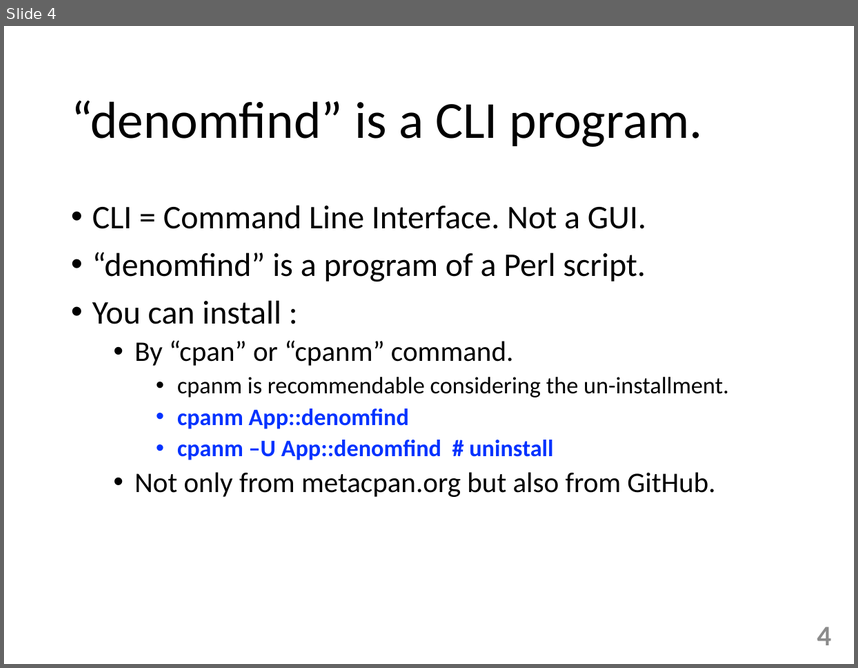
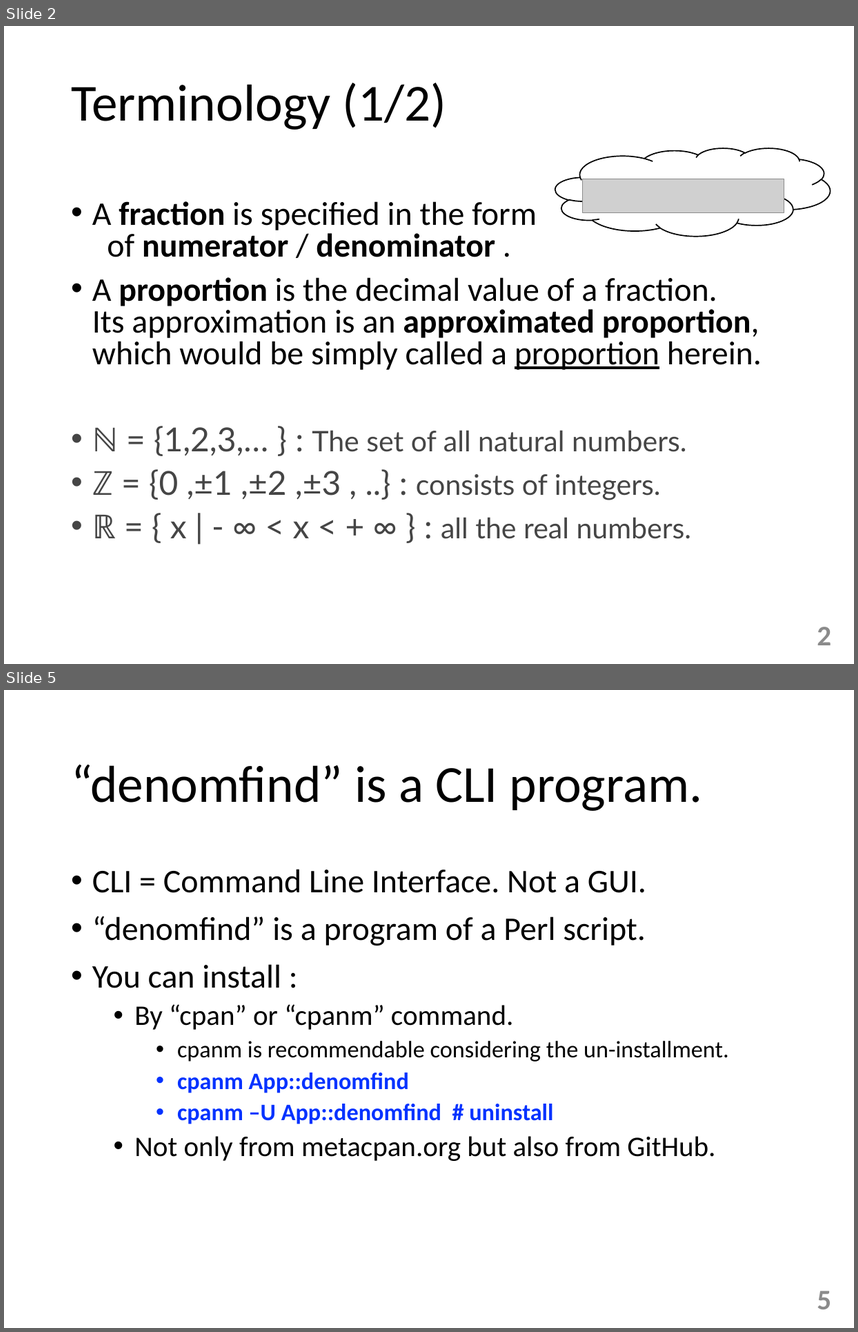
Before and after one commit to tulamili/App-denomfind, a slide deck: docs2/manipulation221022sat.pptx. Shown one above the other, each under a label of ours: slide 4 before the commit, slides 2 and 5 after it; the slides between them are not shown. The pictures are 858x668 and 858x1332 pixels, drawn with LibreOffice and Linux fonts; fonts in the diff are those of the drawing; grey boxes stand for pictures. Boxes give left, top, right and bottom in pixels: in the first picture for what was removed or moved away, otherwise in the second. Text is boxed around its words. In the diff, an @@ line names an element or a change of style, - is before the commit and + after.

```diff
--- a/docs2/manipulation221022sat.pptx
+++ b/docs2/manipulation221022sat.pptx
@@ slide 2 added at box(4, 26, 854, 664), background #FFFFFF @@
@@ title added at box(71, 83, 447, 129), 44 pt, text #000000 @@
+Terminology (1/2)
@@ cloud added at box(556, 147, 831, 236), outline #000000 1 pt @@
@@ picture added at box(582, 179, 784, 213) @@
@@ text added at box(92, 201, 762, 539), 28 pt, text #000000 @@
+• A fraction is specified in the form
+  of numerator / denominator .
+• A proportion is the decimal value of a fraction.
+  Its approximation is an approximated proportion,
+  which would be simply called a proportion herein.
+• ℕ = {1,2,3,… } : The set of all natural numbers.
+• ℤ = {0 ,±1 ,±2 ,±3 , ..} : consists of integers.
+• ℝ = { x | - ∞ < x < + ∞ } : all the real numbers.
@@ page number added at box(817, 626, 831, 645), 24 pt, text #8C8C8C, bold @@
+2
@@ what was slide 4 is now slide 5 @@
@@ page number at box(817, 1290, 831, 1309): text changed @@
-4
+5
```
Also in this commit, not shown: 6 slides changed, 1 other file.
